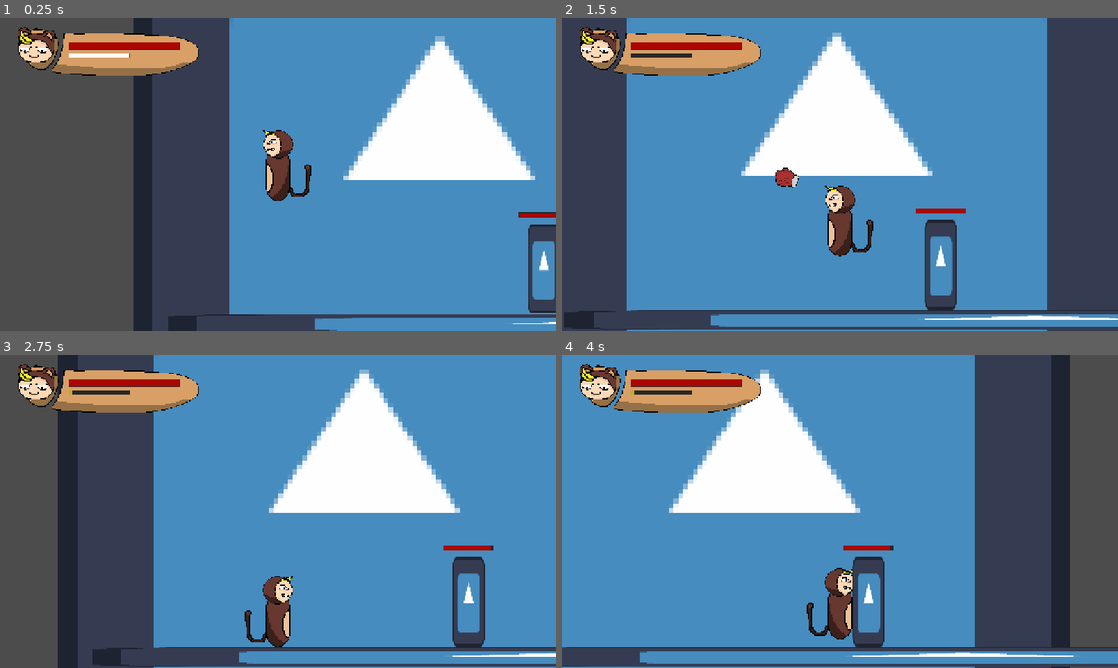
Above: before the commit, frames 1-4 (two rows, left to right).
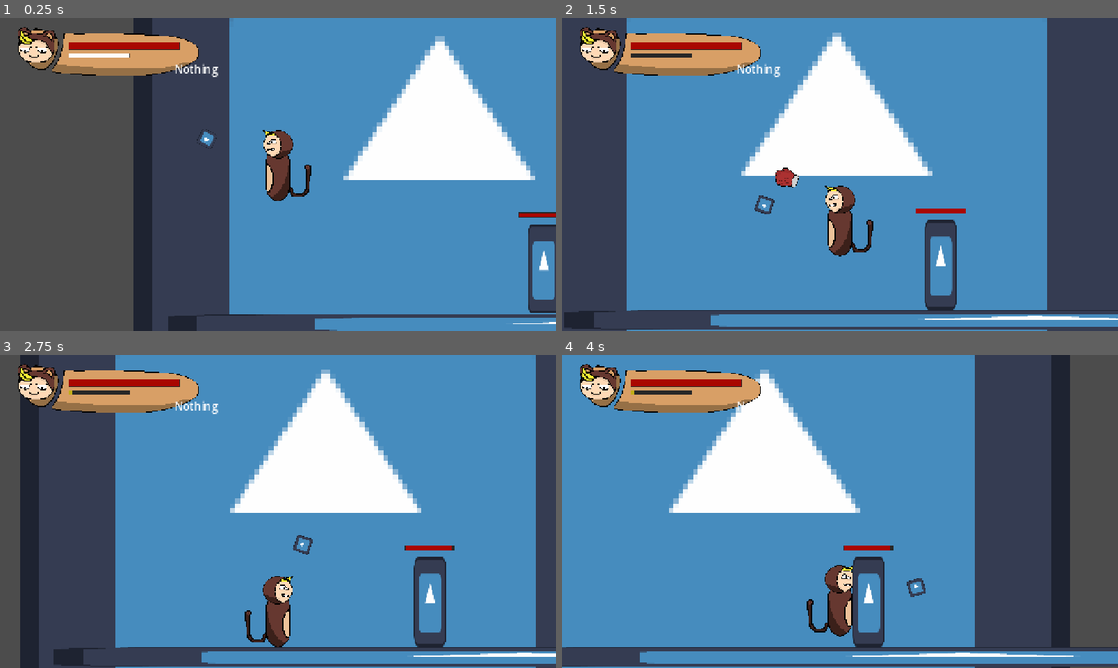
Above: after the commit, the same moments.

Repository: FlyingHairball/MonkeyJam
Game: Godot game, scene res://scenes/main_scene.tscn
Same seed, same stepped clock (60 frames per second), same inputs: the game is played once before the commit and once after it. The engine's default icon, where the game draws it, is replaced by a stand-in: a white triangle on a blue panel in a dark square.
Inputs (mouse positions are in pixels of both pictures, inside the frame that each line leads up to):
- Up to frame 1 (0.25 s): no input
- Up to frame 2 (1.5 s): tap Enter at 0.5 s; move the mouse to (962, 158) at 0.52 s; hold D (right) from 0.53 s (still down); click (962, 158) at 0.6 s; tap W (jump) at 0.77 s; move the mouse to (728, 190) at 1.27 s; click (728, 190) at 1.35 s
- Up to frame 3 (2.75 s): tap W (jump) at 1.52 s; move the mouse to (333, 442) at 2.02 s; release D (right) at 2.03 s; hold A (left) from 2.03 s (still down); click (333, 442) at 2.1 s
- Up to frame 4 (4 s): move the mouse to (812, 574) at 2.77 s; release A (left) at 2.78 s; hold D (right) from 2.78 s (still down); click (812, 574) at 2.85 s; tap W (jump) at 3.02, 3.77 s; move the mouse to (1006, 558) at 3.52 s; click (1006, 558) at 3.6 s

The runs differ from the first frame. In frame 1, 0.2% of the frame differs, in the area x 31-40%, y 14-42%; in frame 2, 0.2%; in frame 3, 24%, in the area x 3-100%, y 0-100%; in frame 4, 0.6%.

Commit message:
monkey madness skill system

Diff:
--- a/scenes/attack.gd
+++ b/scenes/attack.gd
@@ -1,6 +1,6 @@
 extends Sprite2D
 
-const SPEED = 5000.0
+@export var speed = 5000.0
 @export var init_pos = Vector2.ZERO
 @export var parent_context = CharacterBody2D
 
@@ -8,7 +8,7 @@
 	global_position = init_pos
 
 func _physics_process(delta: float) -> void:
-	position.x += SPEED * delta
+	position.x += speed * delta
 
 func _on_timeout_timeout() -> void:
 	queue_free()
--- a/scenes/camera_2d.gd
+++ b/scenes/camera_2d.gd
@@ -1,6 +1,6 @@
 extends Camera2D
 
-@export var max_offset: Vector2 = Vector2(800, 600)
+@export var max_offset: Vector2 = Vector2(500, 100)
 @export var max_rotation: float = 0.06
 @export var decay: float = 2.5
 
--- a/scenes/dummy.gd
+++ b/scenes/dummy.gd
@@ -1,4 +1 @@
 extends Enemy
-
-func _ready() -> void:
-	hp_bar.init_health(max_hp)
--- a/scenes/enemy.gd
+++ b/scenes/enemy.gd
@@ -2,14 +2,18 @@
 class_name Enemy
 
 @export var max_hp = 100
+@export var min_hp = 0
 @onready var hp = max_hp
 
 @onready var collision_shape_2d: CollisionShape2D = $CollisionShape2D
 @onready var hp_bar: ProgressBar = $HPBar
 
+func _ready() -> void:
+	hp_bar.init_health(max_hp, min_hp)
+
 func apply_damage():
 	#print(hp, max_hp)
-	hp = max(0, hp - 20)
+	hp = max(min_hp, hp - 20)
 	hp_bar.health = hp
 	if hp == 0:
 		collision_shape_2d.set_deferred("disabled", true)
--- a/scenes/hp_bar.gd
+++ b/scenes/hp_bar.gd
@@ -17,8 +17,9 @@
 	else:
 		damage_bar.value = health
 
-func init_health(_health):
+func init_health(_health, min_health := 0):
 	max_value = _health
+	min_value = min_health
 	health = _health
 	value = _health
 	damage_bar.max_value = health
--- a/scenes/main_scene.tscn
+++ b/scenes/main_scene.tscn
@@ -46,3 +46,4 @@
 [node name="Dummy" parent="." instance=ExtResource("4_pu3yx")]
 position = Vector2(863, 568)
 max_hp = 300
+min_hp = 1
--- a/scenes/player.gd
+++ b/scenes/player.gd
@@ -3,10 +3,13 @@
 @export var health = 300
 @export var skill = 100
 @export var skilling = 5
+var skills = ["Nothing", "Joey", "Garnt"]
+var selected_skill = 0
 var skill_charge = 0
 var skill_active = false
 var hyper_mode_active = false
 var enemy_pos = null
+var max_hyper_mode_extra_timer = 0.35
 
 const SPEED = 400.0
 const JUMP_VELOCITY = -600.0
@@ -37,6 +40,7 @@
 
 var lerp_cam_pos_fator = 0.05
 
+
 func _ready() -> void:
 	eyelid_sprite.visible = false
 	interface_face_angry_sprite.visible = false
@@ -60,6 +64,12 @@
 	elif is_on_floor() and !recoil:
 		velocity = Vector2.ZERO
 
+	if (Input.is_action_just_pressed("switch_skill") or Input.is_action_just_pressed("con_switch_skill")):
+		selected_skill += 1
+		if selected_skill == len(skills):
+			selected_skill = 0
+		$Camera2D/Interface/InterfaceBG/tempSkill.text = skills[selected_skill]
+
 	if (Input.is_action_just_pressed("jump") or
 	Input.is_action_just_pressed("jump2") or
 	Input.is_action_just_pressed("con_jump")) and is_on_floor():
@@ -77,7 +87,7 @@
 		attck_guide.rotation = angle
 
 	if (Input.is_action_just_pressed("attack") or
-	Input.is_action_just_pressed("con_attack")) and attack_cooldown.is_stopped():
+	Input.is_action_just_pressed("con_attack")) and (attack_cooldown.is_stopped() or hyper_mode_active):
 		attack_cooldown.start()
 		attack()
 	#if recoil:
@@ -98,25 +108,44 @@
 		pass
 
 func attack() -> void:
+	spawn_punch()
+	if hyper_mode_active:
+		spawn_punch()
+		spawn_punch()
+		if max_hyper_mode_extra_timer > 0:
+			var time_left = slowmo_timer.time_left
+			max_hyper_mode_extra_timer -= 0.01
+			slowmo_timer.stop()
+			slowmo_timer.start(time_left + 0.01)
+
+func spawn_punch():
 	var init_pos = random_point_in_area()
 	var attack_instance = ATTACK.instantiate()
+	if hyper_mode_active : attack_instance.speed = 30000
 	attack_instance.init_pos = init_pos
 	attack_instance.parent_context = self
 	attck_guide.add_child(attack_instance)
 
-func apply_recoil(recoil_by: float = 0.15):
-	var aim_dir := Vector2.from_angle(get_angle() or 0)
-	#print(aim_dir, rotation)
-	recoil += (-aim_dir * RECOIL_STRENGTH)
+#func apply_recoil(recoil_by: float = 0.15):
+	#var aim_dir := Vector2.from_angle(get_angle() or 0)
+	##print(aim_dir, rotation)
+	#recoil += (-aim_dir * RECOIL_STRENGTH)
+	#recoil = recoil.limit_length(RECOIL_MAX)
+	#camera_2d.shake(recoil_by)
+	#charge_skill()
+func apply_recoil(cam_kick: float = 0.15) -> void:
+	var dir := Vector2.from_angle(get_angle())
+	recoil += -dir * RECOIL_STRENGTH
 	recoil = recoil.limit_length(RECOIL_MAX)
-	camera_2d.shake(recoil_by)
+	camera_2d.shake(cam_kick)
 	charge_skill()
 
 func charge_skill():
-	skill_charge = min(skill, skill_charge + skilling)
-	skill_bar.health = skill_charge
-	if skill_charge == skill:
-		skill_active = true
+	if not skill_active:
+		skill_charge = min(skill, skill_charge + skilling)
+		skill_bar.health = skill_charge
+		if skill_charge == skill:
+			skill_active = true
 
 func take_damage(damage:int = 50):
 	if invincibility_timer.is_stopped():
@@ -131,6 +160,7 @@
 		print("entering slow mo")
 		enemy_pos = _enemy_pos
 		hyper_mode_active = true
+		attack_area_collision_shape_2d.scale = attack_area_collision_shape_2d.scale * 2
 		slowmo_timer.start()
 		slowmo_controller.start_slowmo()
 		#todo tween var
@@ -142,6 +172,8 @@
 	slowmo_controller.stop_slowmo()
 	skill_charge = 0
 	skill_bar.health = skill_charge
+	await get_tree().create_timer(1).timeout
+	attack_area_collision_shape_2d.scale = attack_area_collision_shape_2d.scale / 2
 	skill_active = false
 	hyper_mode_active = false
 
@@ -160,7 +192,7 @@
 	var v = Input.get_vector("con_left", "con_right", "con_up", "con_down")
 	if Global.controller_active:
 		if v.length() > deadzone:
-			body_sprite.scale.x = -1.0 if v.x < 0.0 else 1.0
+			body_sprite.scale.x = (-1.0 * abs(body_sprite.scale.x)) if v.x < 0.0 else abs(body_sprite.scale.x)
 			return v.angle()
 	else:
 		body_sprite.scale.x = (-1.0 * abs(body_sprite.scale.x)) if get_global_mouse_position().x < global_position.x else abs(body_sprite.scale.x)
--- a/scenes/player.tscn
+++ b/scenes/player.tscn
@@ -1,5 +1,6 @@
-[gd_scene load_steps=16 format=3 uid="uid://cwpk4f7rtk6ck"]
+[gd_scene load_steps=17 format=3 uid="uid://cwpk4f7rtk6ck"]
 
+[ext_resource type="Texture2D" uid="uid://dn671x06goq6" path="res://assets/icon.svg" id="1_3vyb7"]
 [ext_resource type="Script" uid="uid://dxpnhr55yo3qj" path="res://scenes/player.gd" id="1_g2els"]
 [ext_resource type="Texture2D" uid="uid://d18ja3ft7b8wx" path="res://assets/player.png" id="2_dqkch"]
 [ext_resource type="Texture2D" uid="uid://bl3ecc4ouca6w" path="res://assets/player_head2.png" id="3_fjrip"]
@@ -50,6 +51,7 @@
 
 [node name="EyeSprite" type="Sprite2D" parent="BodySprite/HeadSprite/EyelidSprite"]
 self_modulate = Color(5.329863, 1.0000437, 1.0000437, 1)
+texture_filter = 1
 texture = ExtResource("5_ur7pv")
 
 [node name="WorldEnvironment" type="WorldEnvironment" parent="BodySprite/HeadSprite/EyelidSprite/EyeSprite"]
@@ -60,6 +62,7 @@
 
 [node name="AttckGuide" type="Sprite2D" parent="."]
 scale = Vector2(0.296875, 0.296875)
+texture = ExtResource("1_3vyb7")
 offset = Vector2(616.4211, 0)
 
 [node name="AttackArea" type="Area2D" parent="."]
@@ -105,6 +108,13 @@
 [node name="InterfaceFaceAngrySprite" type="Sprite2D" parent="Camera2D/Interface/InterfaceBG/InterfaceFaceSprite"]
 texture = ExtResource("11_3v2ag")
 
+[node name="tempSkill" type="Label" parent="Camera2D/Interface/InterfaceBG"]
+offset_left = 90.50635
+offset_top = 4.43038
+offset_right = 130.50635
+offset_bottom = 27.43038
+text = "Nothing"
+
 [node name="AttackCooldown" type="Timer" parent="."]
 wait_time = 0.2
 one_shot = true
Not shown, added: export_presets.cfg
